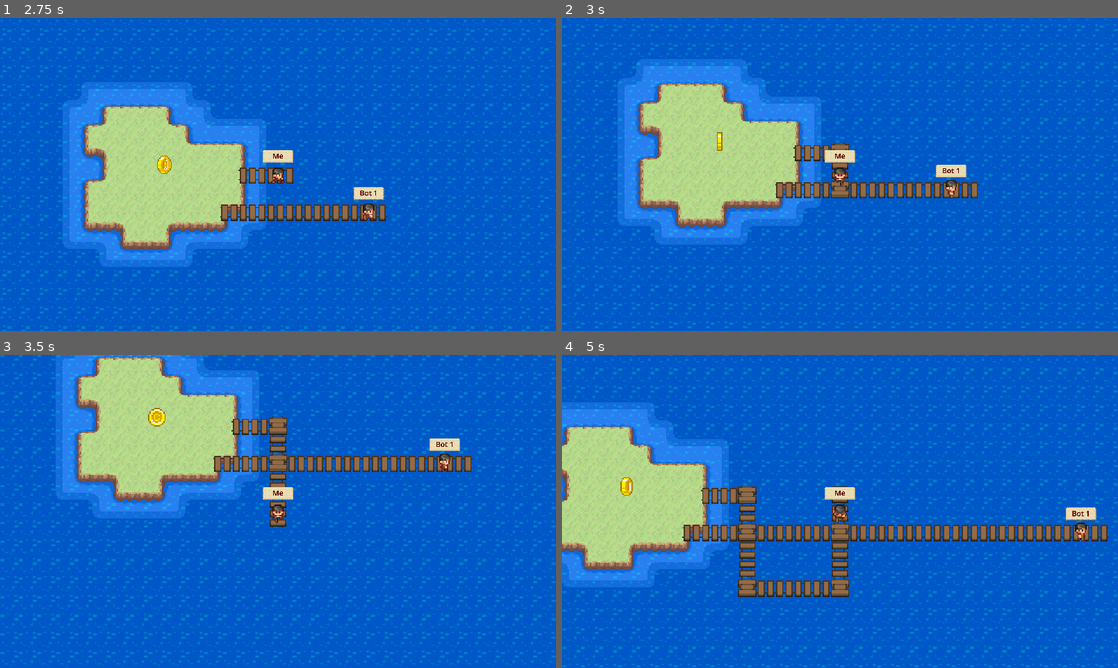
Above: before the commit, frames 1-4 (two rows, left to right).
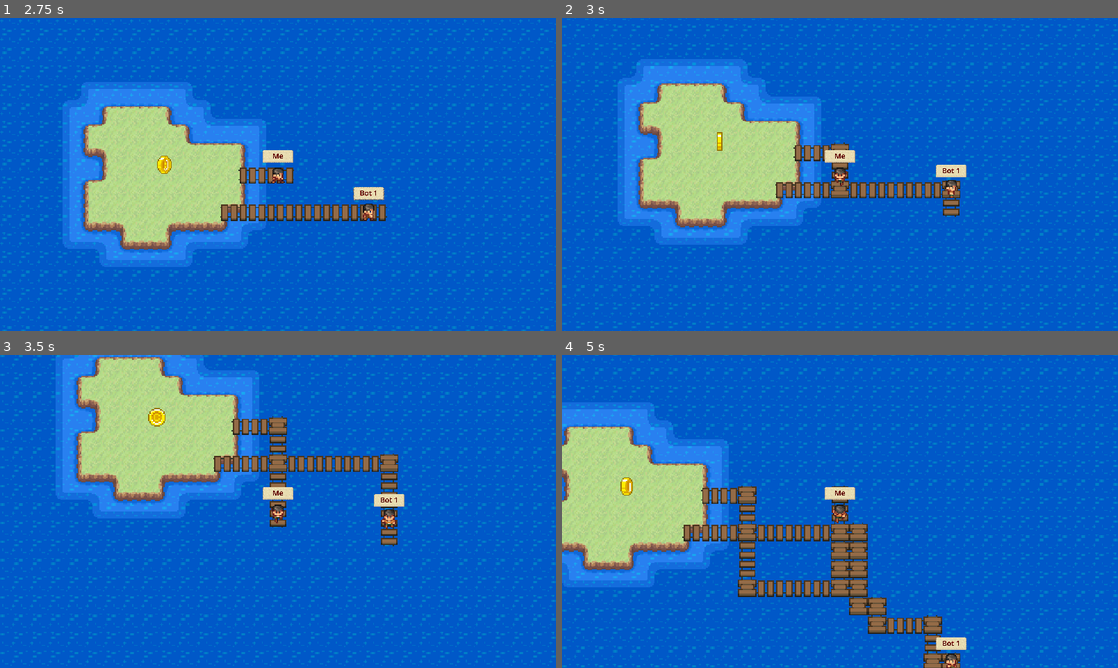
Above: after the commit, the same moments.

Repository: filippo-orru/island-tag-game
Game: Godot game, scene res://MainMenu.tscn
The game is run twice, just before and just after one commit, with the same random seed, the same clock (stepped at 60 frames per second) and the same inputs.
Inputs (mouse positions are in pixels of both pictures, inside the frame that each line leads up to):
- Up to frame 1 (2.75 s): click (278, 230) at 0.52 s; type "12" at 0.6 s; click "Single Player" at 1.25 s; hold Right (ui_right) from 2.03 s (still down)
- Up to frame 2 (3 s): release Right (ui_right) at 2.78 s; hold Down (ui_down) from 2.78 s (still down)
- Up to frame 3 (3.5 s): keep holding Down (ui_down)
- Up to frame 4 (5 s): release Down (ui_down) at 3.53 s; hold Right (ui_right) 3.53-4.28 s; hold Up (ui_up) from 4.28 s (still down)

Frame 1 is identical in both runs. In frame 2, 0.3% of the frame differs, in the area x 68-75%, y 51-64%; in frame 3, 1.6%; in frame 4, 4.6%, in the area x 48-99%, y 48-100%.

Commit message:
More advanced runner bot

Diff:
--- a/player/PlayerBotControllStrategy.gd
+++ b/player/PlayerBotControllStrategy.gd
@@ -1,22 +1,35 @@
 class_name PlayerBotControllStrategy
 extends PlayerControllStrategy
 
-var start_following = false
 var targetPlayer: Player
 var player: Player
 
+const directions = [Vector2i.UP, Vector2i.DOWN, Vector2i.RIGHT, Vector2i.LEFT]
+var _rng = RandomNumberGenerator.new()
+var lastDirection = Vector2i.ZERO
+
 func get_target_vector(position: Vector2i) -> Vector2i:
 	if not player.hunter:
-		return Vector2i.RIGHT
+		var hunterDirection: Vector2i = targetPlayer.targetPos - targetPlayer.fromPos
+
+		if hunterDirection == Vector2i.ZERO or _rng.randi_range(0, 10) < 1:
+			# When the hunter is not moving (or in ~10% of the moves) go in a random direction.
+			# But prefere the last moving direction.
+			var directionPickList = [lastDirection, lastDirection, lastDirection, lastDirection]
+			directionPickList.append_array(directions)
+			directionPickList.shuffle()
+
+			lastDirection = directionPickList[0]
+		elif (hunterDirection.x * player.fromPos.x) <= 0 and (hunterDirection.y * player.fromPos.y) <= 0:
+			# Do not follow the hunter if he is running away from "me"
+			lastDirection = hunterDirection * -1
+		else:
+			# Run away from the hunter if he is running in "my" direction
+			lastDirection = hunterDirection
+
+		return lastDirection
 	else:
 		var delta: Vector2i = (position / GameWorld.GRID_SIZE) - targetPlayer.fromPos
-
-		# Give the player some head start
-		if not start_following:
-			if delta.length() > 10:
-				start_following = true
-			return Vector2i.ZERO
-
 		if delta == Vector2i.ZERO:
 			return delta
 		elif (delta.x > delta.y and delta.x != 0) or delta.y == 0:
